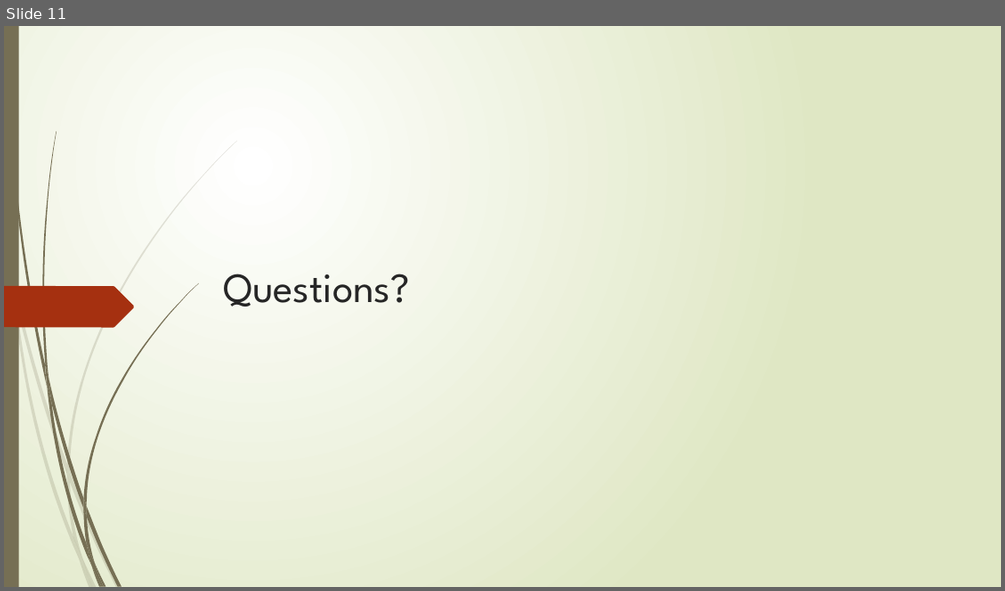
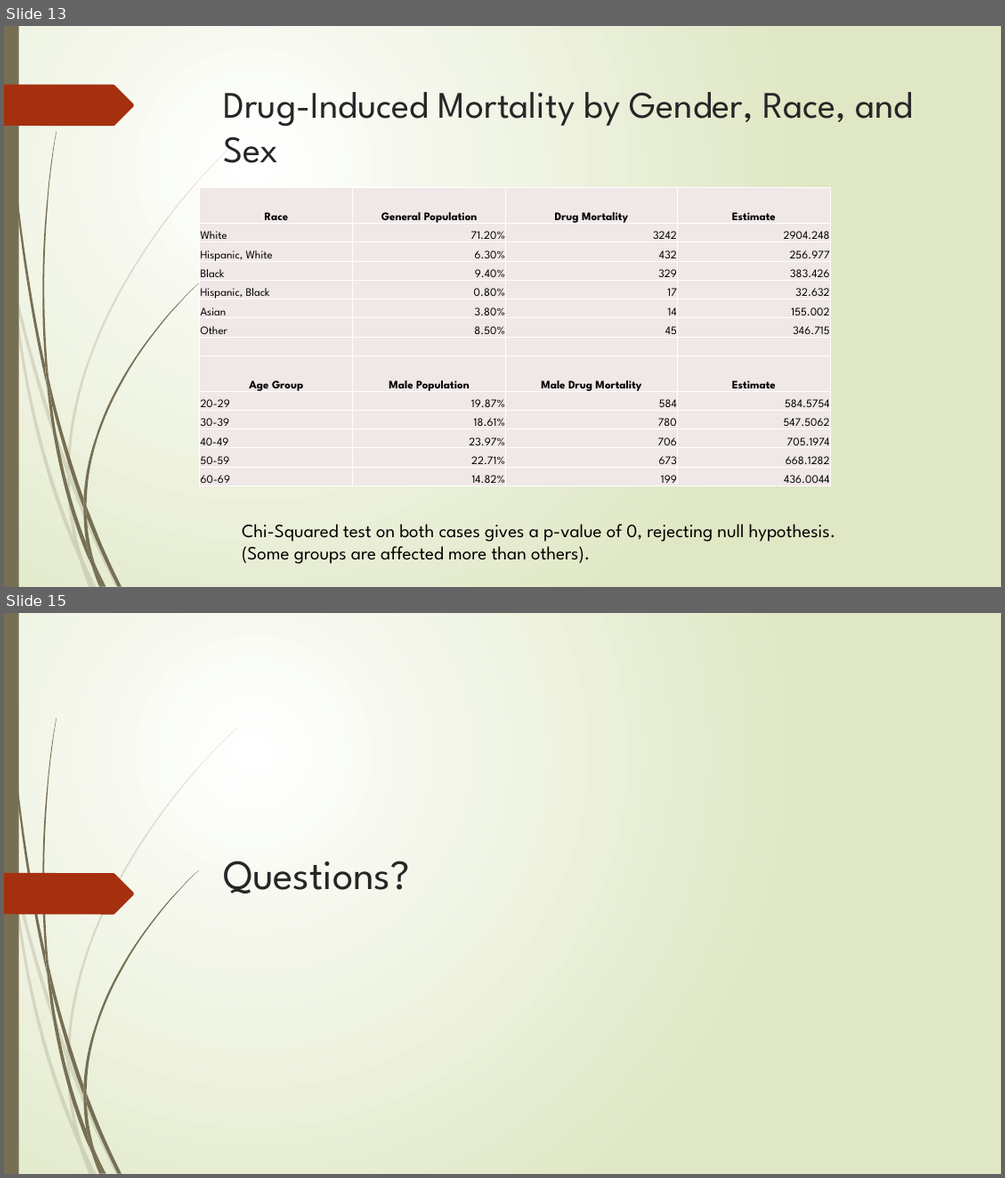
Before and after one commit to yayunl/DataViz-Project1, a slide deck: Drug Mortality and Socio-Economic conditions in Connecticut.pptx. Shown one above the other, each under a label of ours: slide 11 before the commit, slides 13 and 15 after it; the slides between them are not shown. The pictures are 1005x591 and 1005x1178 pixels, drawn with LibreOffice and Linux fonts; fonts in the diff are those of the drawing. Boxes give left, top, right and bottom in pixels: in the first picture for what was removed or moved away, otherwise in the second. Text is boxed around its words. In the diff, an @@ line names an element or a change of style, - is before the commit and + after.

Commit message:
Updated slides with regression and chi-squared test

```diff
--- a/Drug Mortality and Socio-Economic conditions in Connecticut.pptx
+++ b/Drug Mortality and Socio-Economic conditions in Connecticut.pptx
@@ slide 13 added at [4,26,1001,587], background gradient #FFFFFF to #DFE8C4; not listed: 23 template elements that a slide beside it also shows @@
@@ freeform shape added at [4,85,134,126], fill #A53010 @@
@@ title added at [224,92,914,163], 36 pt, text #262626 @@
+Drug-Induced Mortality by Gender, Race, and Sex
@@ table added at [200,187,832,486], 14 rows, 4 columns @@
+Race | General Population | Drug Mortality | Estimate
+White | 71.20% | 3242 | 2904.248
+Hispanic, White | 6.30% | 432 | 256.977
+Black | 9.40% | 329 | 383.426
+Hispanic, Black | 0.80% | 17 | 32.632
+Asian | 3.80% | 14 | 155.002
+Other | 8.50% | 45 | 346.715
+ |  |  | 
+Age Group | Male Population | Male Drug Mortality | Estimate
+20-29 | 19.87% | 584 | 584.5754
+30-39 | 18.61% | 780 | 547.5062
+40-49 | 23.97% | 706 | 705.1974
+50-59 | 22.71% | 673 | 668.1282
+60-69 | 14.82% | 199 | 436.0044
@@ text added at [242,524,836,564], 18 pt, text #000000 @@
+Chi-Squared test on both cases gives a p-value of 0, rejecting null hypothesis. (Some groups are affected more than others).
@@ what was slide 11 is now slide 15 @@
```
Also in this commit, not shown: 6 slides changed, 4 other slides added, 1 slide removed.
